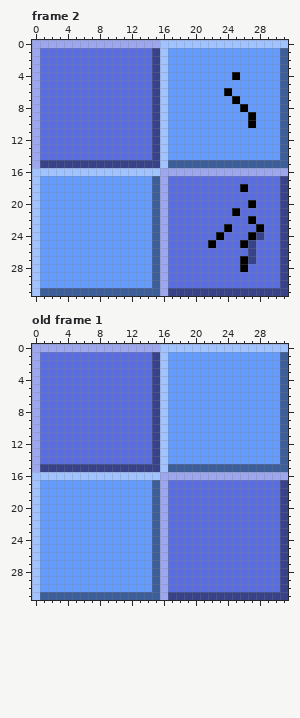
One commit to this pixel-art file: src/assets/tiles.aseprite. Above, as it was before the edit.
32x32 pixels, 2 frames. Colours within 5 levels of each other are drawn and written as one. Shown: frame 2, old frame 1. The commit also changed other frames, which this record leaves out.
After the commit:
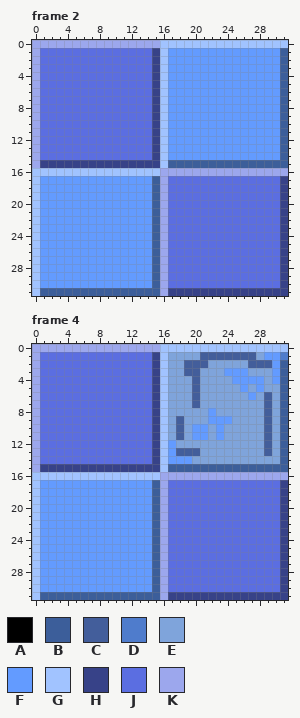
Palette (. is transparent): A #000000  B #3c5e9a  C #435e9b  D #4f7ccc  E #7fa4db  F #639bff  G #a1c3ff  H #374288  J #5b6ee1  K #9ca7ed
A new or re-ordered frame is compared with the old frame closest to it.
Commit message: :sparkles: randomized tiles
Diff:
frames 2 -> 9
layer "Layer 3" opacity 100% -> 49%
Frame 2, layers "Layer 3", "Layer 2":
Colour A becomes colour F in row 4 at x 25; in row 6 at x 24; in row 7 at x 25; in row 8 at x 26; in rows 9 to 10 at x 27.
Colour A becomes colour J in row 18 at x 26; in row 20 at x 27; in row 21 at x 25; in row 22 at x 27; in row 23 at x 24 and 28; in row 24 at x 23 and 27.
Colour A becomes colour J in row 25 at x 22 and 26; in rows 27 to 28 at x 26.
Colour H becomes colour J in row 24 at x 28; in rows 25 to 27 at x 27.
Frame 4 is new; against old frame 1, layer "Layer 3":
Colour F becomes colour C in row 1 at x 21 to 27; in row 2 at x 19 to 21 and 27 to 29; in row 3 at x 19 to 20; in rows 4 to 5 at x 20; in rows 6 to 7 at x 20 and 29; in row 8 at x 29.
Colour F becomes colour C in rows 9 to 11 at x 18 and 29; in row 12 at x 29; in row 13 at x 18 to 20 and 29.
Colour B becomes colour D in row 1 at x 31.
Colour F becomes colour E in row 1 at x 17 to 20 and 28; in row 2 at x 17 to 18 and 22 to 26; in row 3 at x 17 to 18, 21 to 23 and 27 to 29; in row 4 at x 17 to 19, 21 to 24 and 29; in row 5 at x 17 to 19, 21 to 25, 27 and 29 to 30; in row 6 at x 17 to 19, 21 to 26, 28 and 30.
Colour F becomes colour E in row 7 at x 17 to 19, 21 to 28 and 30; in row 8 at x 17 to 21, 23 to 28 and 30; in row 9 at x 17, 19 to 21, 25 to 28 and 30; in rows 10 to 11 at x 17, 19, 22, 24 to 28 and 30; in row 12 at x 18 to 28 and 30; in row 13 at x 21 to 28 and 30.
Colour F becomes colour E in row 14 at x 20 to 30.
Pixel boxes of the changes (left, top, right, bottom) in both pictures:
changed: (224, 72, 256, 128)
changed: (208, 184, 264, 272)
changed: (168, 352, 288, 464)
